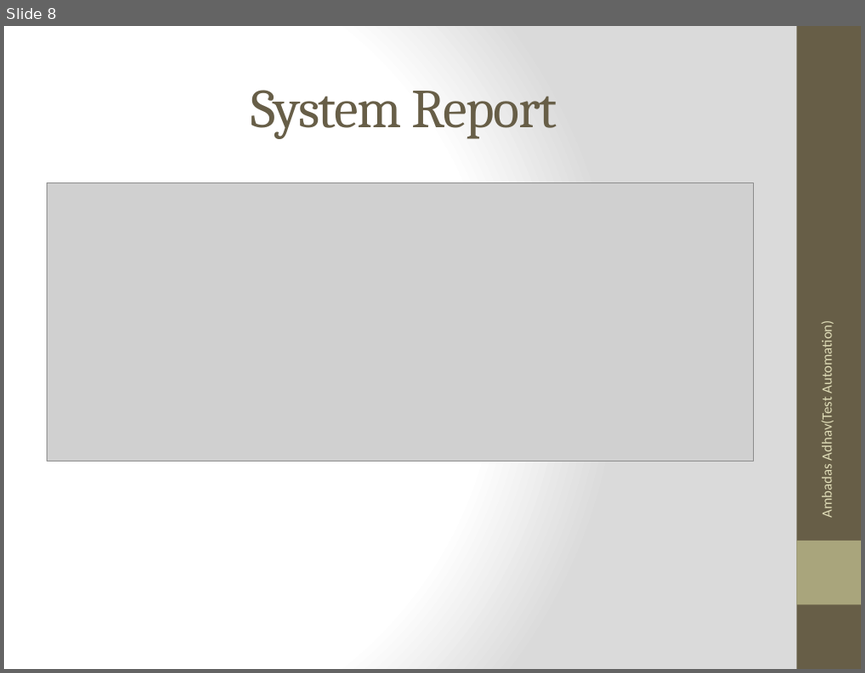
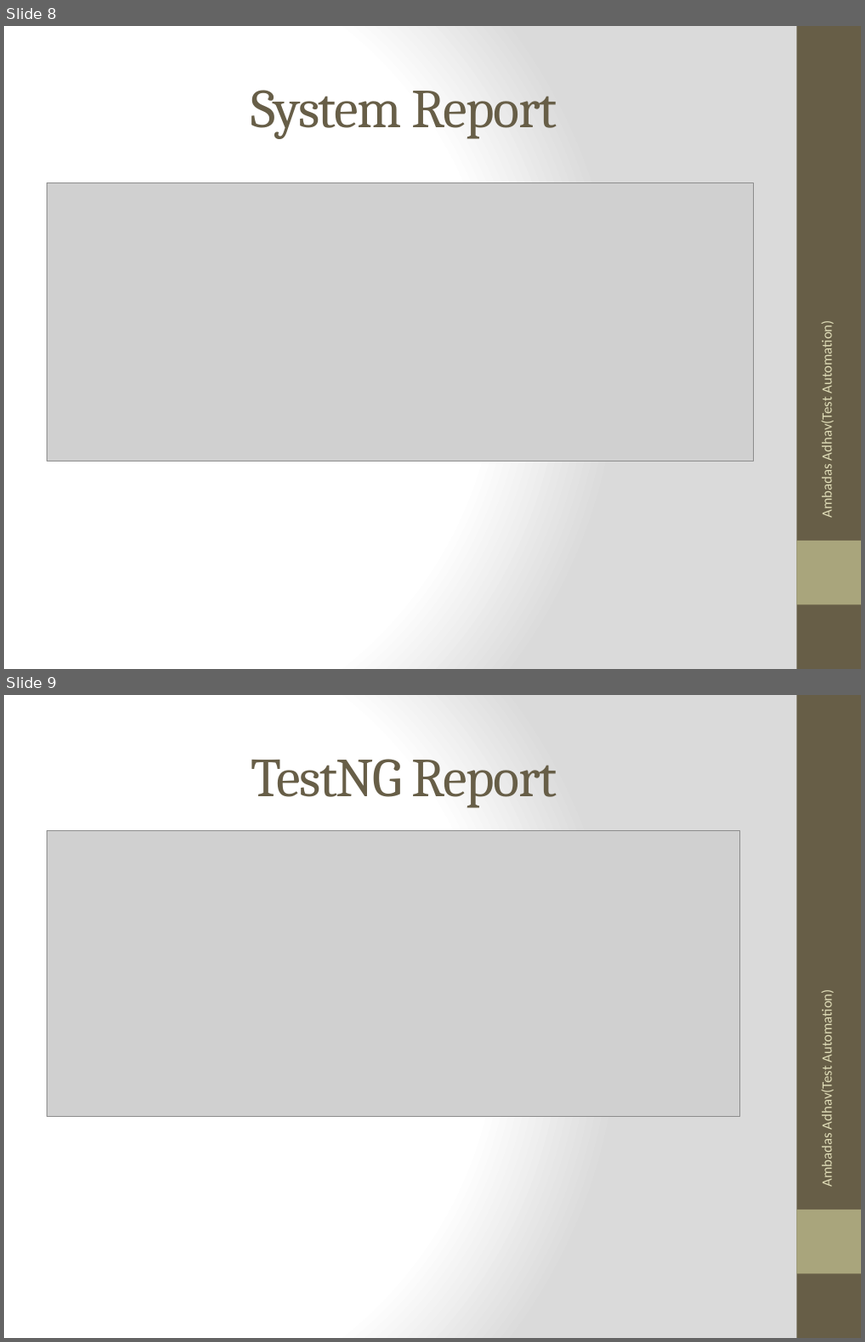
Before and after one commit to ConceptByAmbadas/Selenium-page-object-model-framework-using-maven, a slide deck: PPT/Framwork_Content.pptx. Shown one above the other, each under a label of ours: slide 8 before the commit, slides 8 and 9 after it. The pictures are 865x673 and 865x1342 pixels, drawn with LibreOffice and Linux fonts; fonts in the diff are those of the drawing; grey boxes stand for pictures. Boxes give left, top, right and bottom in pixels: in the first picture for what was removed or moved away, otherwise in the second. Text is boxed around its words. In the diff, an @@ line names an element or a change of style, - is before the commit and + after.

```diff
--- a/PPT/Framwork_Content.pptx
+++ b/PPT/Framwork_Content.pptx
@@ slide 9 added at <box>4,695,861,1338</box>, background gradient #FFFFFF to #DADADA; not listed: 2 template elements that a slide beside it also shows @@
@@ title added at <box>250,759,556,808</box>, 46 pt, text #675E47 @@
+TestNG Report
@@ picture added at <box>46,830,739,1116</box> @@
@@ text added at <box>818,996,835,1185</box>, 12 pt, text #DFDCB7 @@
+Ambadas Adhav(Test Automation)
```
Also in this commit, not shown: 1 other file.
